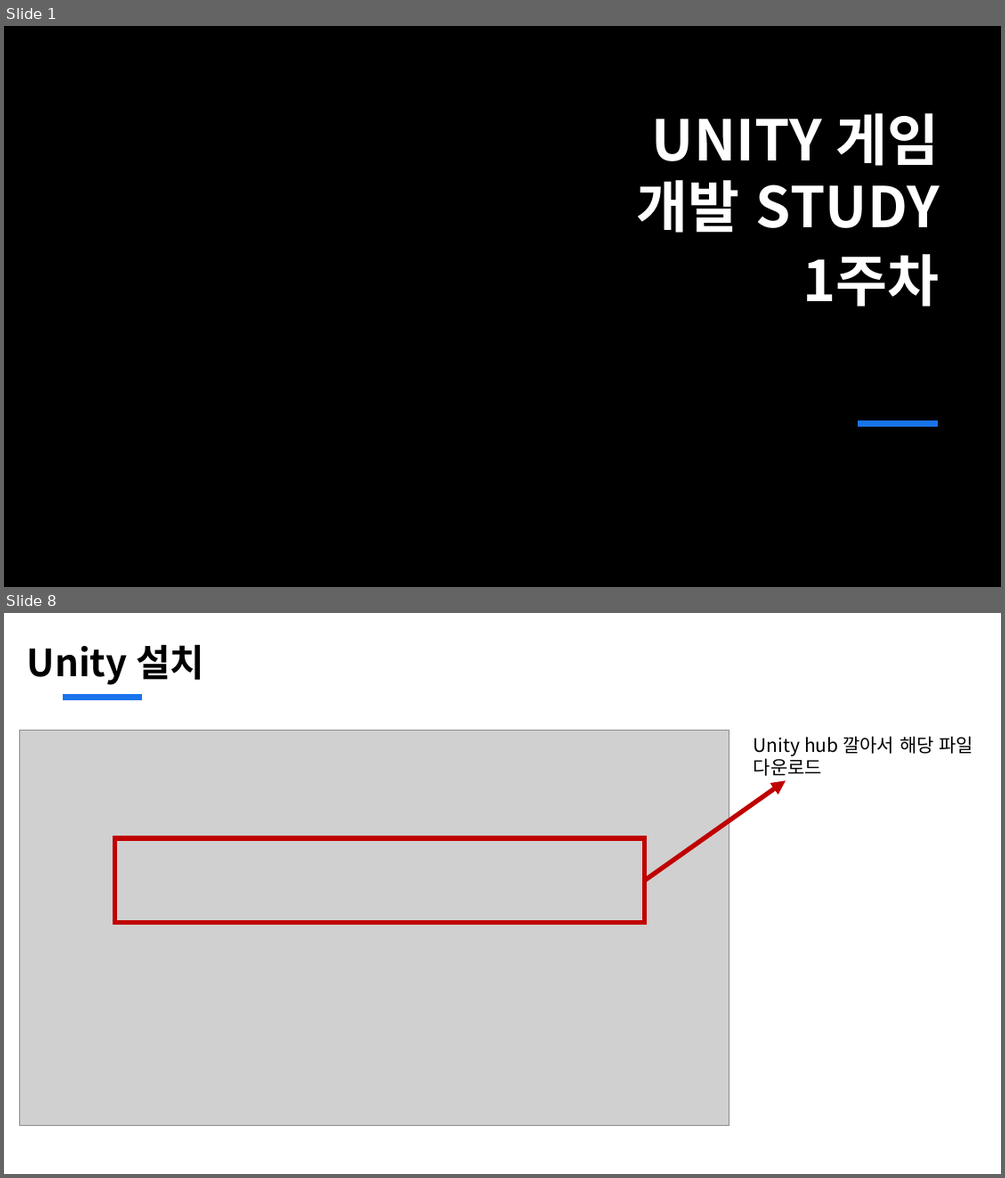
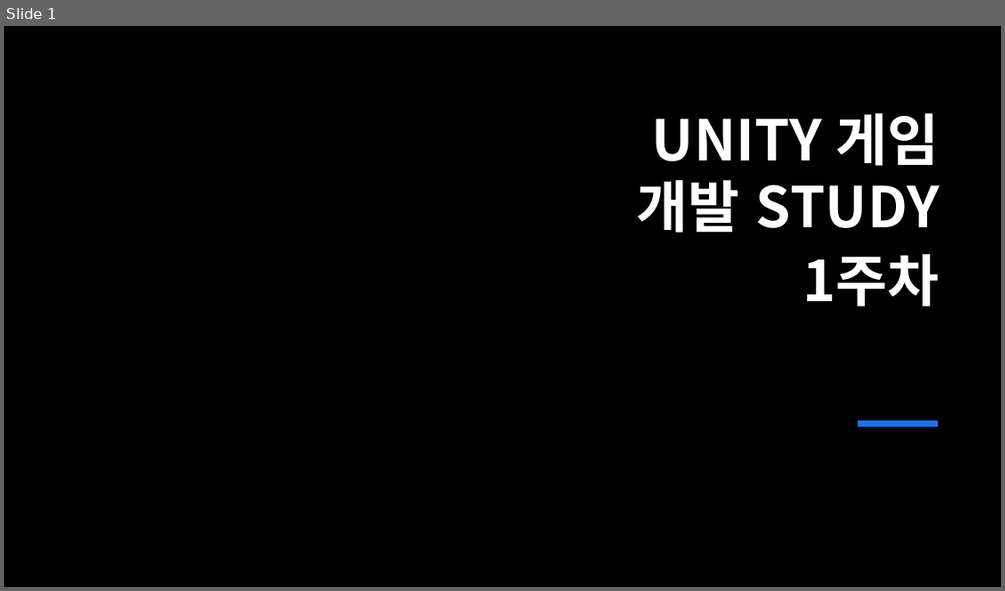
Before and after one commit to jsjin01/MJsec_Unity_Mentoring, a slide deck: MJsec_게임 개발 멘토링/MJsec_4주차.pptx. Shown one above the other, each under a label of ours: slides 1 and 8 before the commit, slide 1 after it; the slides between them are not shown. The pictures are 1005x1178 and 1005x591 pixels, drawn with LibreOffice and Linux fonts; fonts in the diff are those of the drawing; grey boxes stand for pictures; background and template pictures are left out. Boxes give left, top, right and bottom in pixels: in the first picture for what was removed or moved away, otherwise in the second. Text is boxed around its words. In the diff, an @@ line names an element or a change of style, - is before the commit and + after.

```diff
--- a/MJsec_게임 개발 멘토링/MJsec_4주차.pptx
+++ b/MJsec_게임 개발 멘토링/MJsec_4주차.pptx
@@ slide 8 removed at (4,613,1001,1174), background #FFFFFF @@
@@ text removed at (27,644,204,685) @@
-Unity 설치
@@ line removed from (63, 698) to (142, 698) @@
@@ picture removed at (20,730,729,1126) @@
@@ text removed at (753,736,974,776) @@
-Unity hub 깔아서 해당 파일 다운로드
@@ arrow removed from (645, 880) to (785, 780) @@
@@ rectangle removed at (114,838,645,922) @@
```
Also in this commit, not shown: 13 slides added, 8 other slides removed, 12 other files.
